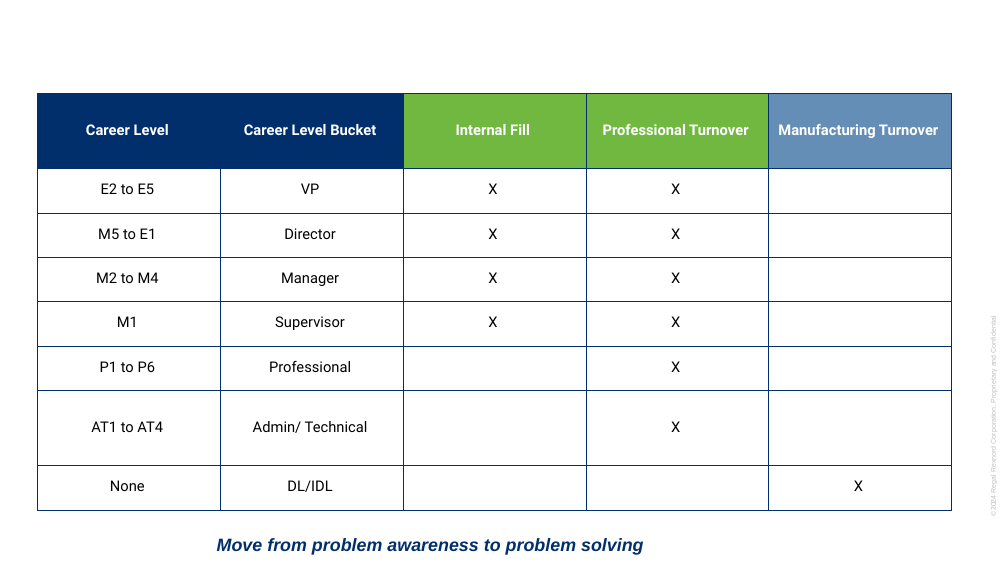
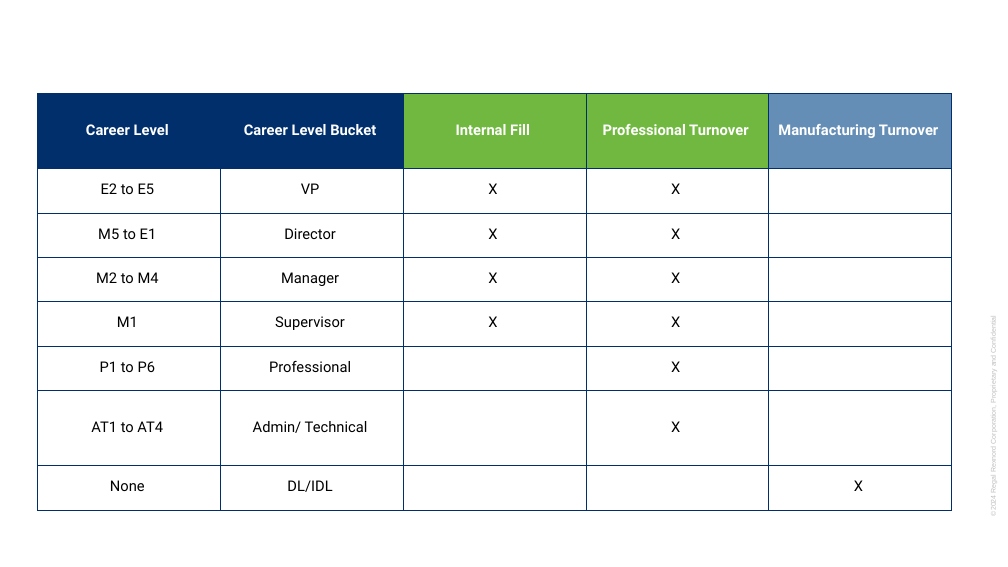
Before and after one commit to jeagleso/2025_Core-Value-Drivers_Reporting, a slide deck: slide 12 of presentations/CVD Training.pptx (slide 7 before the commit). Drawn at 1008x567 pixels with LibreOffice and Linux fonts; fonts in the diff are those of the drawing; background and template pictures are left out. Boxes give left, top, right and bottom in pixels: in the first picture for what was removed or moved away, otherwise in the second. Text is boxed around its words. In the diff, an @@ line names an element or a change of style, - is before the commit and + after.

```diff
--- a/presentations/CVD Training.pptx
+++ b/presentations/CVD Training.pptx
@@ text removed at (217, 538, 644, 555) @@
-Move from problem awareness to problem solving
```
Also in this commit, not shown: 6 other slides changed, 5 slides added, 49 other files.
